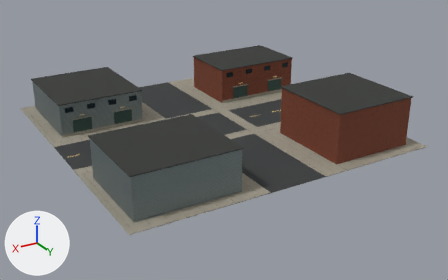
An edit to the glTF model game/industrial/industrial_0_1.glb, drawn before and after from the same camera.
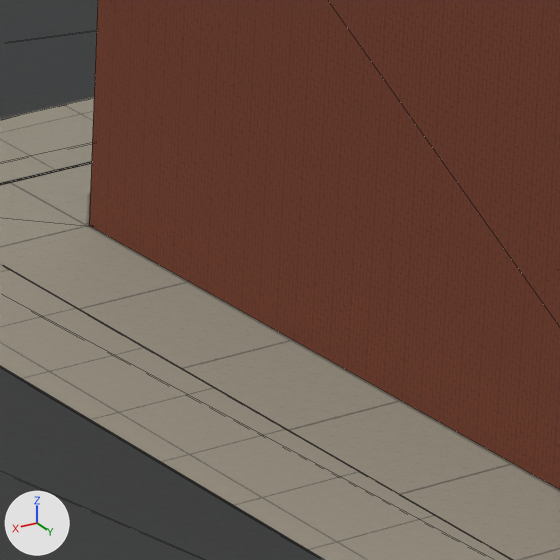
The first picture shows the older version from a camera (50 mm lens) standing at (61.2, 44.4, 50.1) and looking at (-1.3, -59.7, -2.0). The close-ups show the older and then the newer version on the part from 61% to 71% of the width and 41% to 58% of the height of that picture. Only the edits that show in the close-ups are written down. The axes (+X, +Y, +Z) are drawn at lower left. The lights are the same throughout. The close-ups show mesh edges as thin lines.

Objects in the first close-up: 'Motor Works / Building 0 shell', 'Motor Works / East west street', 'Motor Works / North south street', 'Motor Works / Street walk X -1', 'Motor Works / Street walk Z -1', 'Motor Works / Yard paving' and 1 more.
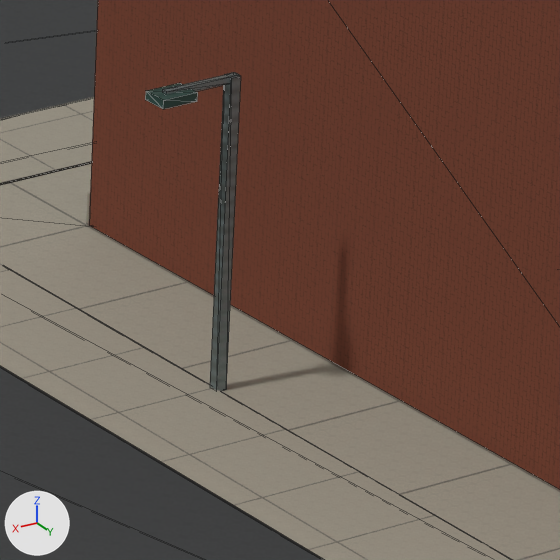
What differs and where, as boxes [x1, y1, x2, y2] in the close-ups (560 x 560 px):
'Motor Works / Street pole -1', added
    after: [210, 72, 241, 391]
'Motor Works / Street housing -1', added
    after: [145, 83, 198, 109]
'Motor Works / Street arm -1', added
    after: [162, 73, 239, 94]

Diff of the bpy script that builds the scene:
```diff
--- a/game/industrial/industrial_0_1.glb.py
+++ b/game/industrial/industrial_0_1.glb.py
@@ me_motor_works___street_housing__1 @@
+me_motor_works___street_housing__1.from_pydata(...)  # a box spanning x -7.75..-7.05, y -46.25..-45.75, z 5.5..5.66
+me_motor_works___street_housing__1.materials.append(mat_motor_works___painted_steel)
@@ me_motor_works___street_arm__1 @@
+me_motor_works___street_arm__1.from_pydata(...)  # a box spanning x -8.75..-7.25, y -46.06..-45.94, z 5.59..5.71
+me_motor_works___street_arm__1.materials.append(mat_motor_works___galvanized)
@@ me_motor_works___street_pole__1 @@
+me_motor_works___street_pole__1.from_pydata(...)  # a box spanning x -8.75..-8.55, y -46.1..-45.9, z 0.0..5.7
+me_motor_works___street_pole__1.materials.append(mat_motor_works___galvanized)
@@ ob_motor_works___street_housing__1 @@
+ob_motor_works___street_housing__1 = bpy.data.objects.new('Motor Works / Street housing -1', me_motor_works___street_housing__1)
+ob_motor_works___street_housing__1.location = (0.0, 0.0, 0.0)
@@ ob_motor_works___street_arm__1 @@
+ob_motor_works___street_arm__1 = bpy.data.objects.new('Motor Works / Street arm -1', me_motor_works___street_arm__1)
+ob_motor_works___street_arm__1.location = (0.0, 0.0, 0.0)
@@ ob_motor_works___street_pole__1 @@
+ob_motor_works___street_pole__1 = bpy.data.objects.new('Motor Works / Street pole -1', me_motor_works___street_pole__1)
+ob_motor_works___street_pole__1.location = (0.0, 0.0, 0.0)
```
